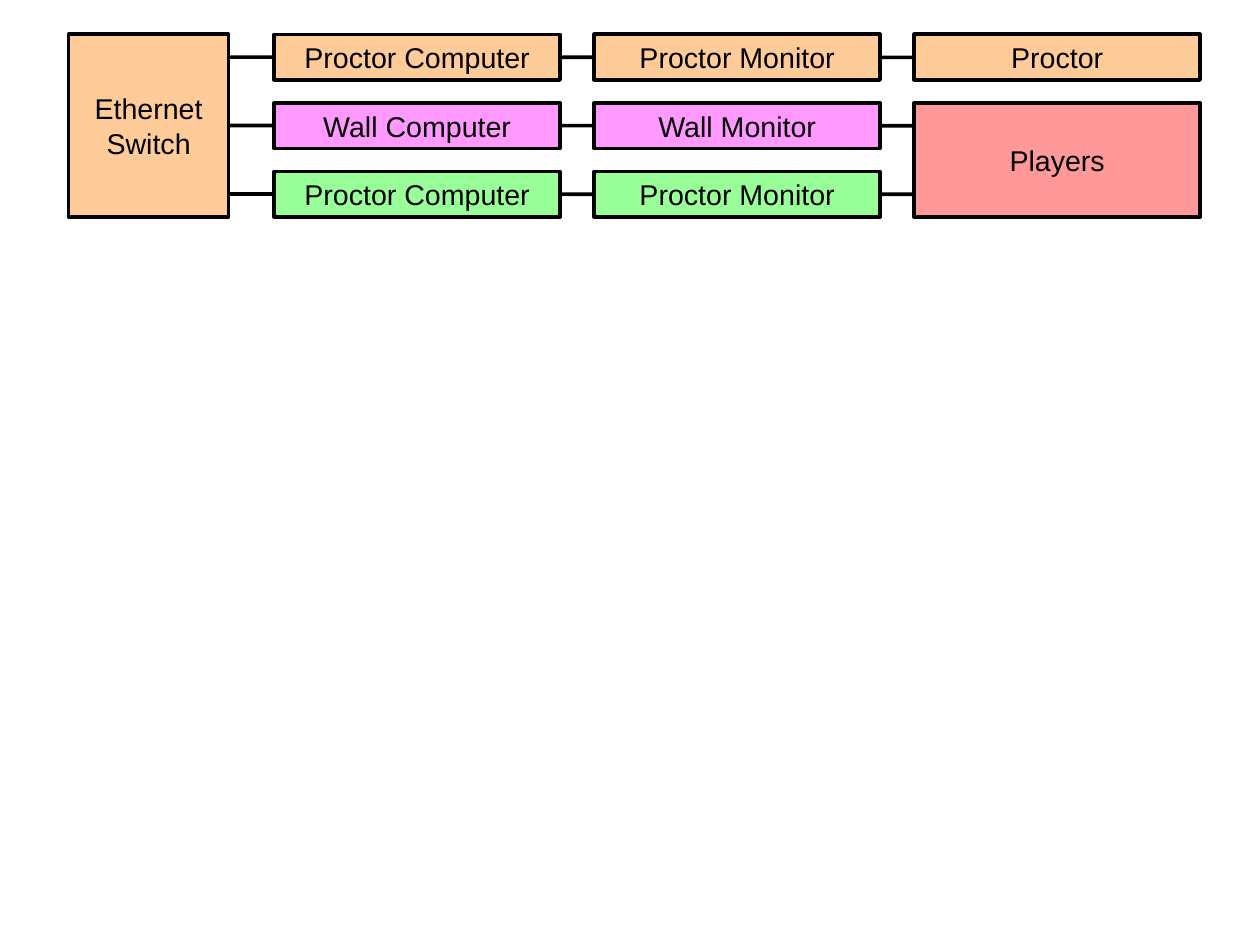
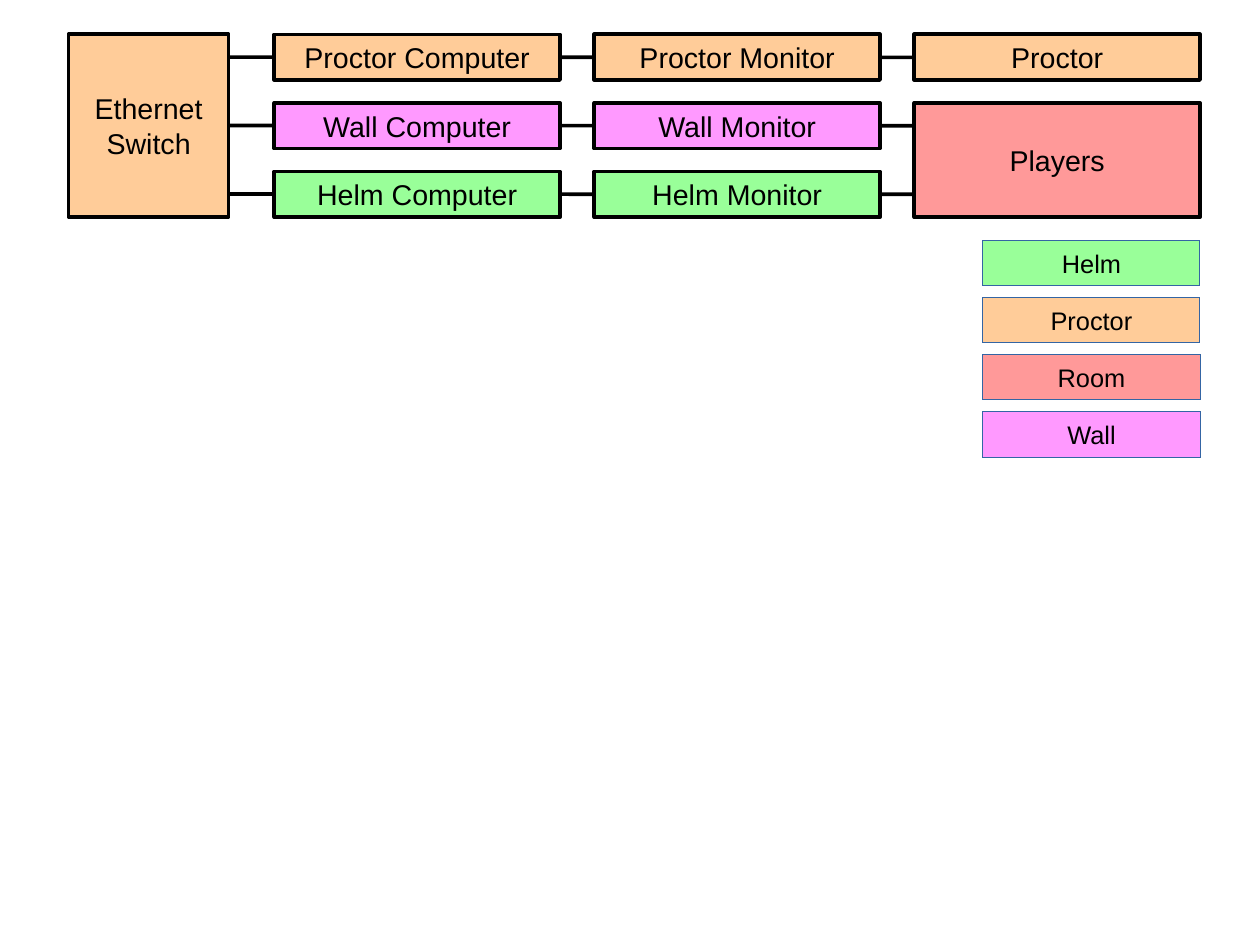
Before and after one commit to scottalmond/EscapeRoom, a slide deck: slide 4 of resources/IMPLEMENTATION.odp. Drawn at 1260x945 pixels with LibreOffice and Linux fonts; fonts in the diff are those of the drawing. Boxes give left, top, right and bottom in pixels: in the first picture for what was removed or moved away, otherwise in the second. Text is boxed around its words. In the diff, an @@ line names an element or a change of style, - is before the commit and + after.

```diff
--- a/resources/IMPLEMENTATION.odp
+++ b/resources/IMPLEMENTATION.odp
@@ text in rectangle at [317, 184, 517, 211]: text changed @@
-Proctor Computer
+Helm Computer
@@ text in rectangle at [652, 184, 822, 206]: text changed @@
-Proctor Monitor
+Helm Monitor
@@ rectangle added at [983, 240, 1201, 286], fill #99FF99, outline #3465A4 0 pt, 16 pt, text #000000 @@
+Helm
@@ rectangle added at [983, 297, 1201, 343], fill #FFCC99, outline #3465A4 0 pt, 16 pt, text #000000 @@
+Proctor
@@ rectangle added at [983, 354, 1201, 400], fill #FF9999, outline #3465A4 0 pt, 16 pt, text #000000 @@
+Room
@@ rectangle added at [983, 412, 1201, 457], fill #FF99FF, outline #3465A4 0 pt, 16 pt, text #000000 @@
+Wall
```
Also in this commit, not shown: 1 other slide changed, 3 other files.
